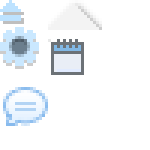
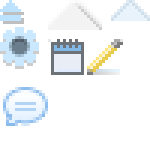
Comparing the layer stacks of the two 150×150 images. Changes:
added layer "Слой 4" above "Layer 144" over [111, 0, 150, 21]
added layer "Layer 144" above "Layer 121" over [87, 39, 123, 75]
